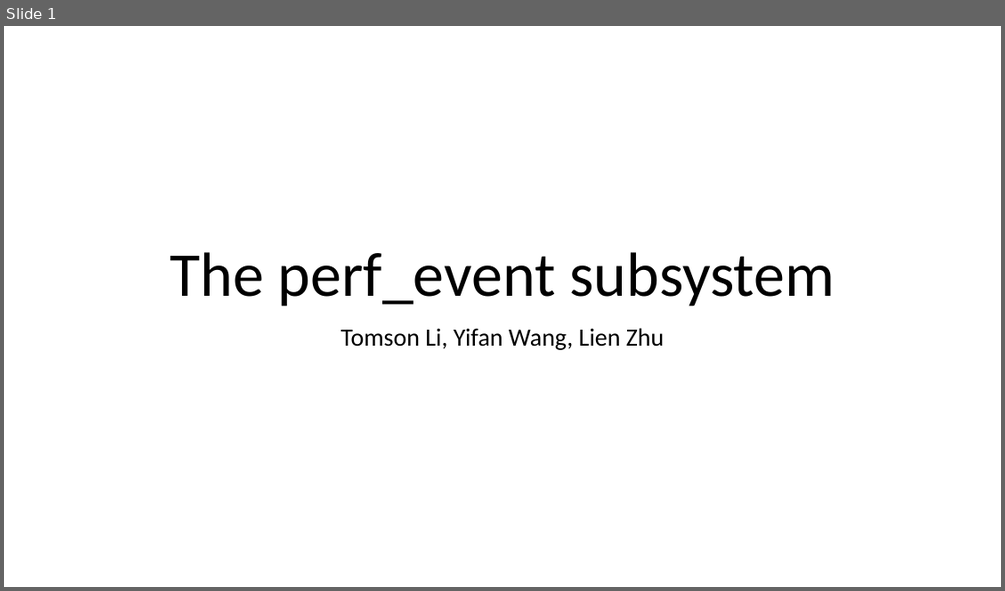
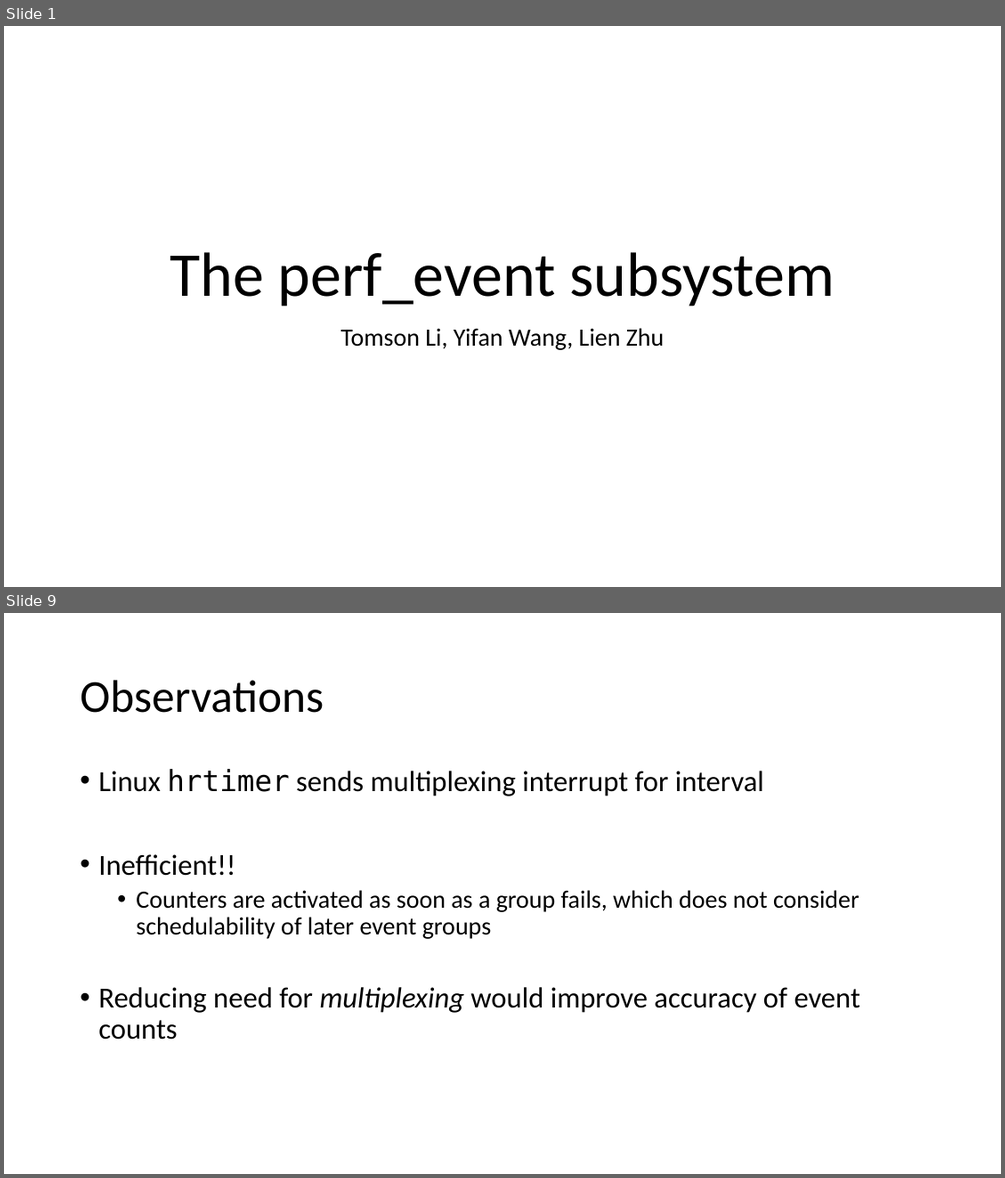
Before and after one commit to lienzhuzhu/project-522, a slide deck: midterm.pptx. Shown one above the other, each under a label of ours: slide 1 before the commit, slides 1 and 9 after it; the slides between them are not shown. The pictures are 1005x591 and 1005x1178 pixels, drawn with LibreOffice and Linux fonts; fonts in the diff are those of the drawing. Boxes give left, top, right and bottom in pixels: in the first picture for what was removed or moved away, otherwise in the second. Text is boxed around its words. In the diff, an @@ line names an element or a change of style, - is before the commit and + after.

```diff
--- a/midterm.pptx
+++ b/midterm.pptx
@@ slide 9 added at (4, 613, 1001, 1174), background #FFFFFF @@
@@ title added at (80, 680, 324, 713), 44 pt, text #000000 @@
+Observations
@@ text added at (98, 769, 860, 1039), 28 pt, text #000000 @@
+• Linux hrtimer sends multiplexing interrupt for interval
+• Inefficient!!
+  • Counters are activated as soon as a group fails, which does not consider schedulability of later event groups
+• Reducing need for multiplexing would improve accuracy of event counts
```
Also in this commit, not shown: 2 slides changed, 5 other slides added, 1 slide removed.
